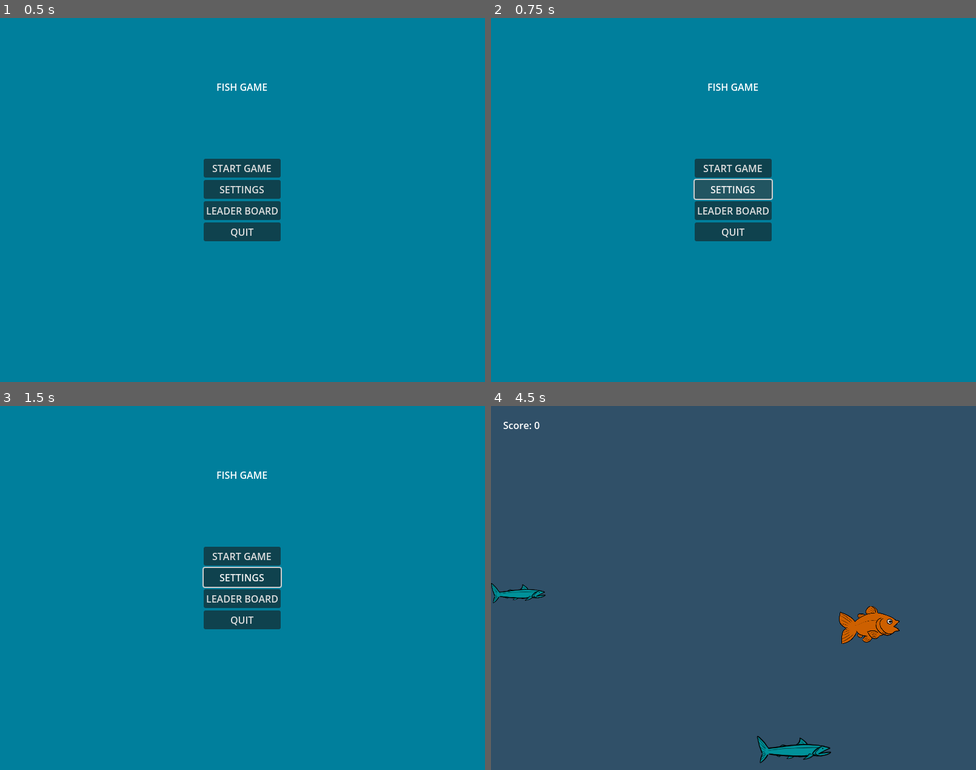
Above: before the commit, frames 1-4 (two rows, left to right).
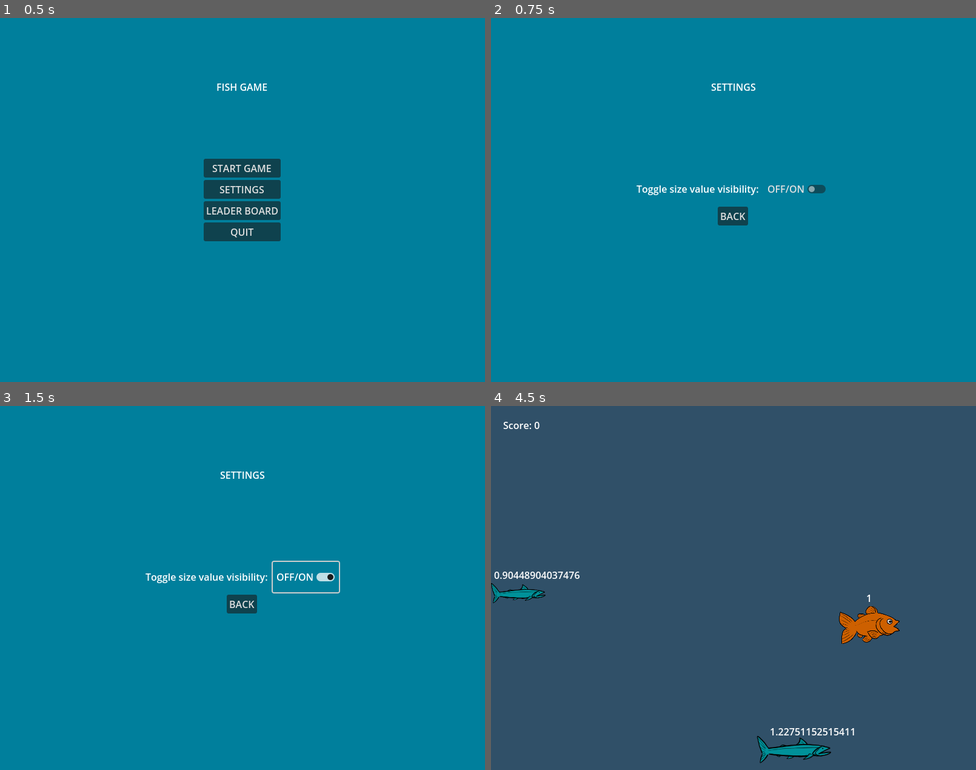
Above: after the commit, the same moments.

Repository: CatNine9/FishGame
Game: Godot game, scene res://UI/MainMenu.tscn
The game is run twice, just before and just after one commit, with the same random seed, the same clock (stepped at 60 frames per second) and the same inputs.
Inputs (mouse positions are in pixels of both pictures, inside the frame that each line leads up to):
- Up to frame 1 (0.5 s): no input
- Up to frame 2 (0.75 s): click "SETTINGS" at 0.5 s
- Up to frame 3 (1.5 s): click (305, 577) at 1.25 s, where only the run after the commit has a clickable "OFF/ON"
- Up to frame 4 (4.5 s): click (733, 602) at 2 s, where only the run after the commit has a clickable "BACK"; click "START GAME" at 2.75 s; hold Right (ui_right) 3.53-4.28 s; hold Down (ui_down) from 4.28 s (still down)

Frame 1 is identical in both runs. In frame 2, 3.7% of the frame differs, in the area x 30-69%, y 18-62%; in frame 3, 3.8%, in the area x 30-71%, y 18-62%; in frame 4, 0.3%.

Commit message:
The size visibility toggle in settings works now. Can switch between settings and main menu.

Diff:
--- a/FishGame/Fish/Enemy.gd
+++ b/FishGame/Fish/Enemy.gd
@@ -28,6 +28,11 @@
 		print("Spawn side not ready.")
 	print("Spawned at y ", position.y)
 
+	if GlobalVariables.size_visibility == false:
+		size_label.visible = false
+	else:
+		size_label.visible = true
+
 
 
 func _process(delta):
--- a/FishGame/Fish/Player.gd
+++ b/FishGame/Fish/Player.gd
@@ -12,6 +12,10 @@
 
 func _ready():
 	size_label.text = str(collision_shape.scale.x)
+	if GlobalVariables.size_visibility == false:
+		size_label.visible = false
+	else:
+		size_label.visible = true
 
 
 
--- /dev/null
+++ b/FishGame/GlobalVariables.gd
@@ -0,0 +1,4 @@
+extends Node
+
+
+var size_visibility = false
--- /dev/null
+++ b/FishGame/GlobalVariables.tscn
@@ -0,0 +1,6 @@
+[gd_scene load_steps=2 format=3 uid="uid://dytpvtk8qoxnv"]
+
+[ext_resource type="Script" path="res://GlobalVariables.gd" id="1_n2pr7"]
+
+[node name="GlobalVariables" type="Node"]
+script = ExtResource("1_n2pr7")
--- a/FishGame/UI/MainMenu.gd
+++ b/FishGame/UI/MainMenu.gd
@@ -12,7 +12,8 @@
 
 
 func _on_settings_button_button_up():
-	pass # Replace with function body.
+	var game_settings = load("res://UI/Settings.tscn")
+	get_tree().change_scene_to_packed(game_settings)
 
 
 func _on_leader_board_button_button_up():
--- a/FishGame/UI/Settings.gd
+++ b/FishGame/UI/Settings.gd
@@ -1,11 +1,15 @@
 extends Control
 
 
-# Called when the node enters the scene tree for the first time.
-func _ready():
-	pass # Replace with function body.
+
+func _on_toggle_toggled(button_pressed):
+	if GlobalVariables.size_visibility == false:
+		GlobalVariables.size_visibility = true
+	else:
+		GlobalVariables.size_visibility = false
 
 
-# Called every frame. 'delta' is the elapsed time since the previous frame.
-func _process(delta):
-	pass
+
+func _on_back_button_button_up():
+	var main_menu = load("res://UI/MainMenu.tscn")
+	get_tree().change_scene_to_packed(main_menu)
--- a/FishGame/UI/Settings.tscn
+++ b/FishGame/UI/Settings.tscn
@@ -69,4 +69,5 @@
 horizontal_alignment = 1
 vertical_alignment = 2
 
-[connection signal="button_up" from="CenterContainer/MenuVbox/BackButton" to="." method="_on_quit_button_button_up"]
+[connection signal="toggled" from="CenterContainer/MenuVbox/HBoxContainer/Toggle" to="." method="_on_toggle_toggled"]
+[connection signal="button_up" from="CenterContainer/MenuVbox/BackButton" to="." method="_on_back_button_button_up"]
--- a/FishGame/project.godot
+++ b/FishGame/project.godot
@@ -14,6 +14,10 @@
 run/main_scene="res://UI/MainMenu.tscn"
 config/features=PackedStringArray("4.0", "GL Compatibility")
 config/icon="res://icon.svg"
+
+[autoload]
+
+GlobalVariables="*res://GlobalVariables.gd"
 
 [display]
 
